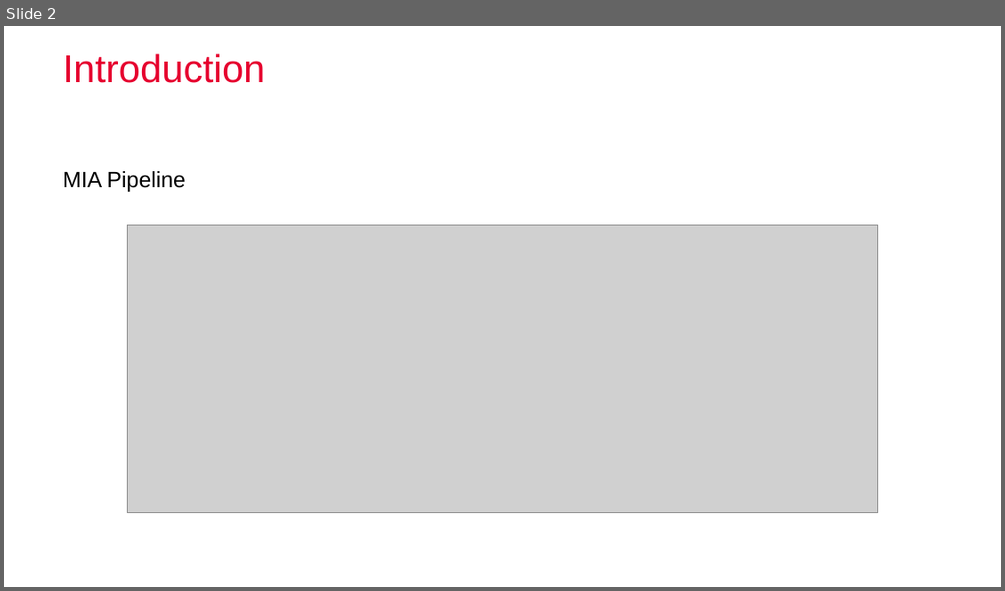
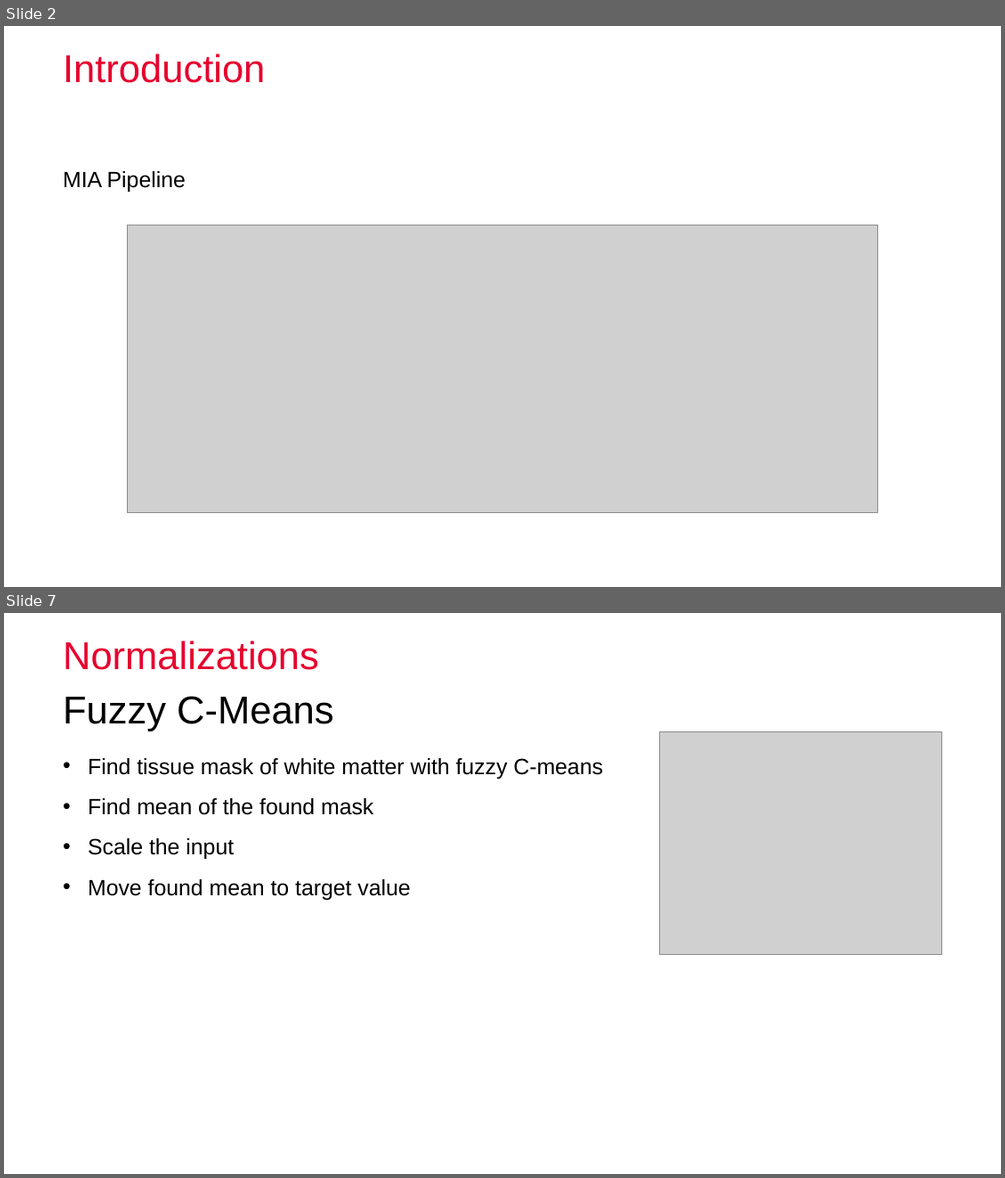
Before and after one commit to nibill/MIALab-1, a slide deck: Presentation/Final/FinalPresentation_Group3_BucheggerDuranWeber.pptx. Shown one above the other, each under a label of ours: slide 2 before the commit, slides 2 and 7 after it; the slides between them are not shown. The pictures are 1005x591 and 1005x1178 pixels, drawn with LibreOffice and Linux fonts; fonts in the diff are those of the drawing; grey boxes stand for pictures; background and template pictures are left out. Boxes give left, top, right and bottom in pixels: in the first picture for what was removed or moved away, otherwise in the second. Text is boxed around its words. In the diff, an @@ line names an element or a change of style, - is before the commit and + after.

```diff
--- a/Presentation/Final/FinalPresentation_Group3_BucheggerDuranWeber.pptx
+++ b/Presentation/Final/FinalPresentation_Group3_BucheggerDuranWeber.pptx
@@ slide 7 added at [4,613,1001,1174], background #FFFFFF @@
@@ title added at [63,641,319,670], 28 pt, text #E6002E @@
+Normalizations
@@ text added at [63,696,334,731], 28 pt, text #000000 @@
+Fuzzy C-Means
@@ picture added at [659,731,941,954] @@
@@ text added at [88,758,603,900], 16 pt, text #000000 @@
+• Find tissue mask of white matter with fuzzy C-means
+• Find mean of the found mask
+• Scale the input
+• Move found mean to target value
```
Also in this commit, not shown: 7 slides changed, 11 other slides added, 8 slides removed, 1 other file.
